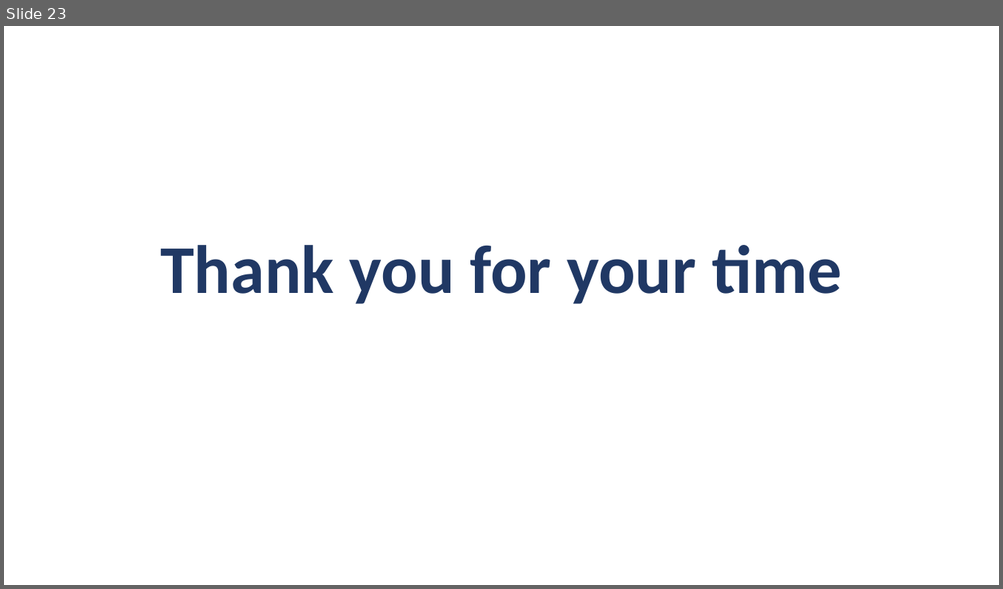
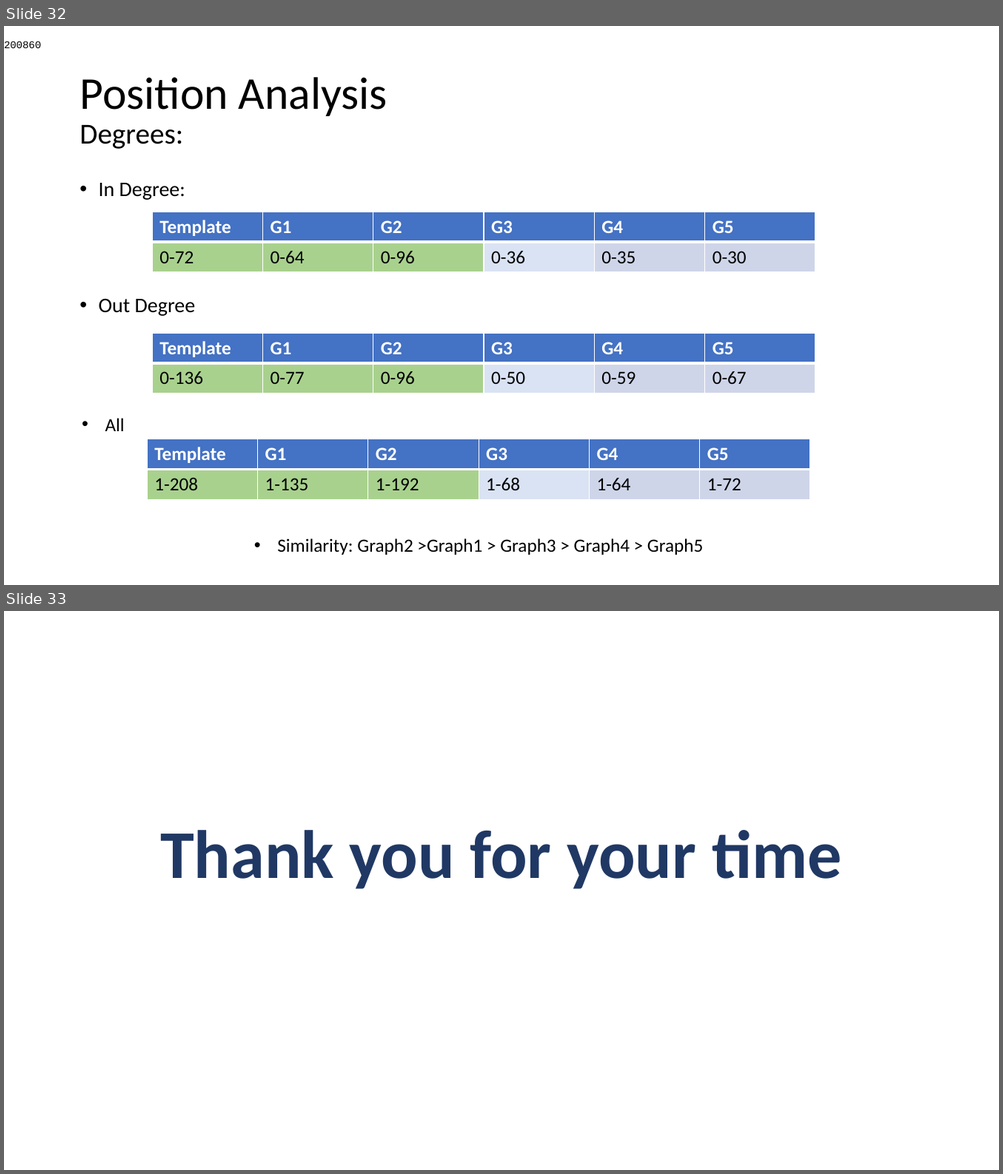
Before and after one commit to AtrayeeNeog/Visualization_2019-20, a slide deck: Documentation/Presentation/Project_Presentation_v2.pptx. Shown one above the other, each under a label of ours: slide 23 before the commit, slides 32 and 33 after it. The pictures are 1003x589 and 1003x1174 pixels, drawn with LibreOffice and Linux fonts; fonts in the diff are those of the drawing. Boxes give left, top, right and bottom in pixels: in the first picture for what was removed or moved away, otherwise in the second. Text is boxed around its words. In the diff, an @@ line names an element or a change of style, - is before the commit and + after.

Commit message:
Presentation

```diff
--- a/Documentation/Presentation/Project_Presentation_v2.pptx
+++ b/Documentation/Presentation/Project_Presentation_v2.pptx
@@ slide 32 added at [4, 26, 999, 585], background #FFFFFF @@
@@ text added at [4, 41, 41, 48], 10 pt, text #000000 @@
+200860
@@ title added at [79, 77, 387, 149], 44 pt, text #000000 @@
+Position Analysis
+Degrees:
@@ text added at [99, 183, 196, 316], 20 pt, text #000000 @@
+• In Degree:
+• Out Degree
@@ table added at [153, 212, 815, 272], 2 rows, 6 columns @@
+Template | G1 | G2 | G3 | G4 | G5
+0-72 | 0-64 | 0-96 | 0-36 | 0-35 | 0-30
@@ table added at [153, 333, 815, 394], 2 rows, 6 columns @@
+Template | G1 | G2 | G3 | G4 | G5
+0-136 | 0-77 | 0-96 | 0-50 | 0-59 | 0-67
@@ text added at [105, 418, 125, 432], 18 pt, text #000000 @@
+• All
@@ table added at [148, 440, 810, 500], 2 rows, 6 columns @@
+Template | G1 | G2 | G3 | G4 | G5
+1-208 | 1-135 | 1-192 | 1-68 | 1-64 | 1-72
@@ text added at [277, 539, 703, 555], 18 pt, text #000000 @@
+• Similarity: Graph2 >Graph1 > Graph3 > Graph4 > Graph5
@@ what was slide 23 is now slide 33 @@
```
Also in this commit, not shown: 9 other slides added, 1 other file.
